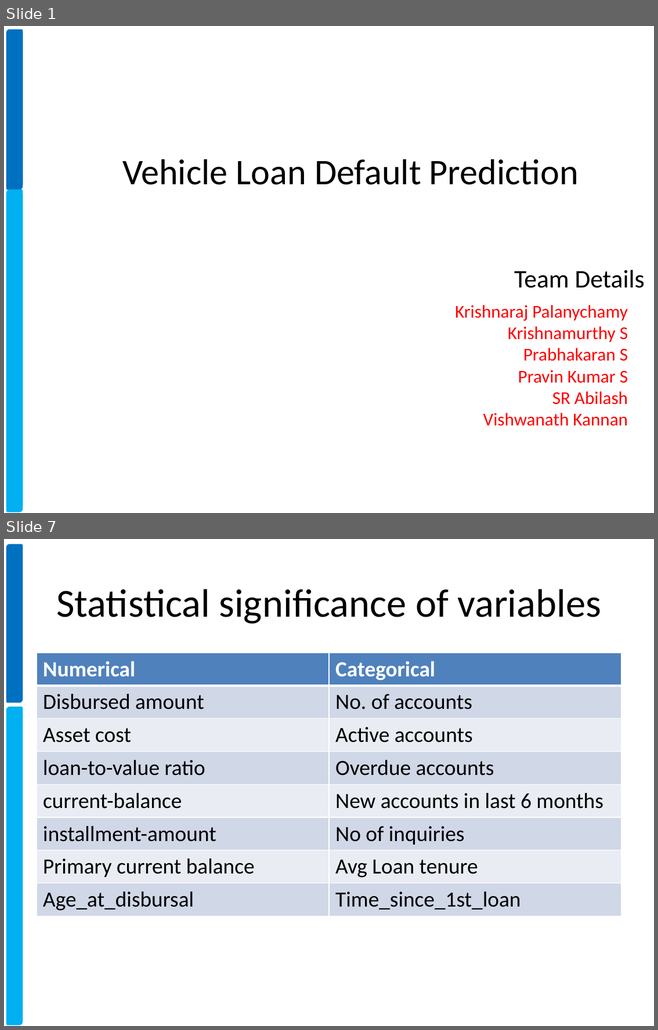
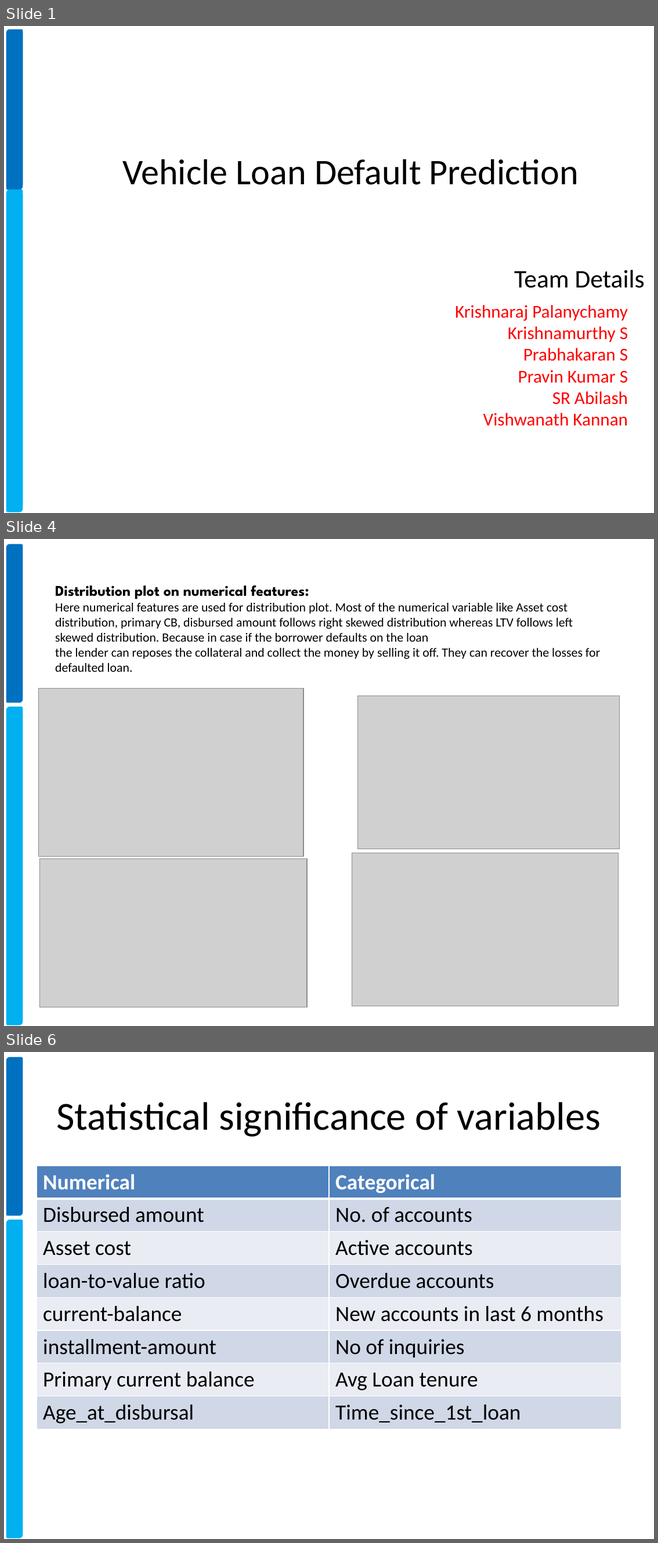
Before and after one commit to xavierigneous/Vehicle-Loan-Default-Prediction, a slide deck: Pravin Kumar/Vehicle Loan Default Prediction.pptx. Shown one above the other, each under a label of ours: slides 1 and 7 before the commit, slides 1, 4 and 6 after it; the slides between them are not shown. The pictures are 658x1030 and 658x1543 pixels, drawn with LibreOffice and Linux fonts; fonts in the diff are those of the drawing; grey boxes stand for pictures; background and template pictures are left out. Boxes give left, top, right and bottom in pixels: in the first picture for what was removed or moved away, otherwise in the second. Text is boxed around its words. In the diff, an @@ line names an element or a change of style, - is before the commit and + after.

```diff
--- a/Pravin Kumar/Vehicle Loan Default Prediction.pptx
+++ b/Pravin Kumar/Vehicle Loan Default Prediction.pptx
@@ slide 4 added at [4, 539, 654, 1026], background #FFFFFF; not listed: 2 template elements that a slide beside it also shows @@
@@ title added at [55, 585, 600, 672], 14 pt, text #000000 @@
+Distribution plot on numerical features:
+Here numerical features are used for distribution plot. Most of the numerical variable like Asset cost distribution, primary CB, disbursed amount follows right skewed distribution whereas LTV follows left skewed distribution. Because in case if the borrower defaults on the loan
+the lender can reposes the collateral and collect the money by selling it off. They can recover the losses for defaulted loan.
@@ picture added at [38, 689, 303, 857] @@
@@ picture added at [357, 696, 619, 849] @@
@@ picture added at [40, 859, 307, 1008] @@
@@ picture added at [351, 853, 618, 1006] @@
@@ what was slide 7 is now slide 6 @@
```
Also in this commit, not shown: 1 slide changed, 2 other slides added, 4 slides removed.
